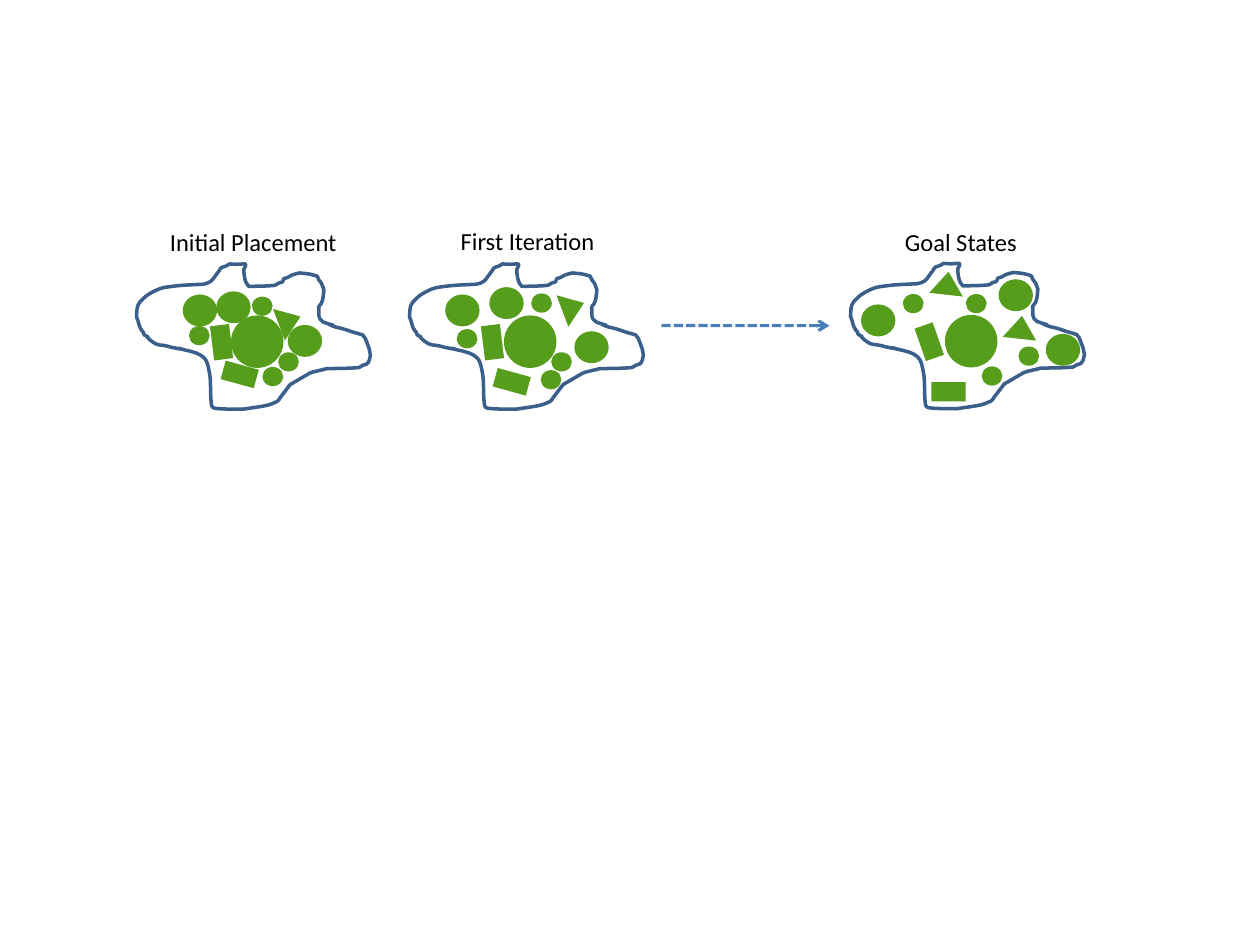
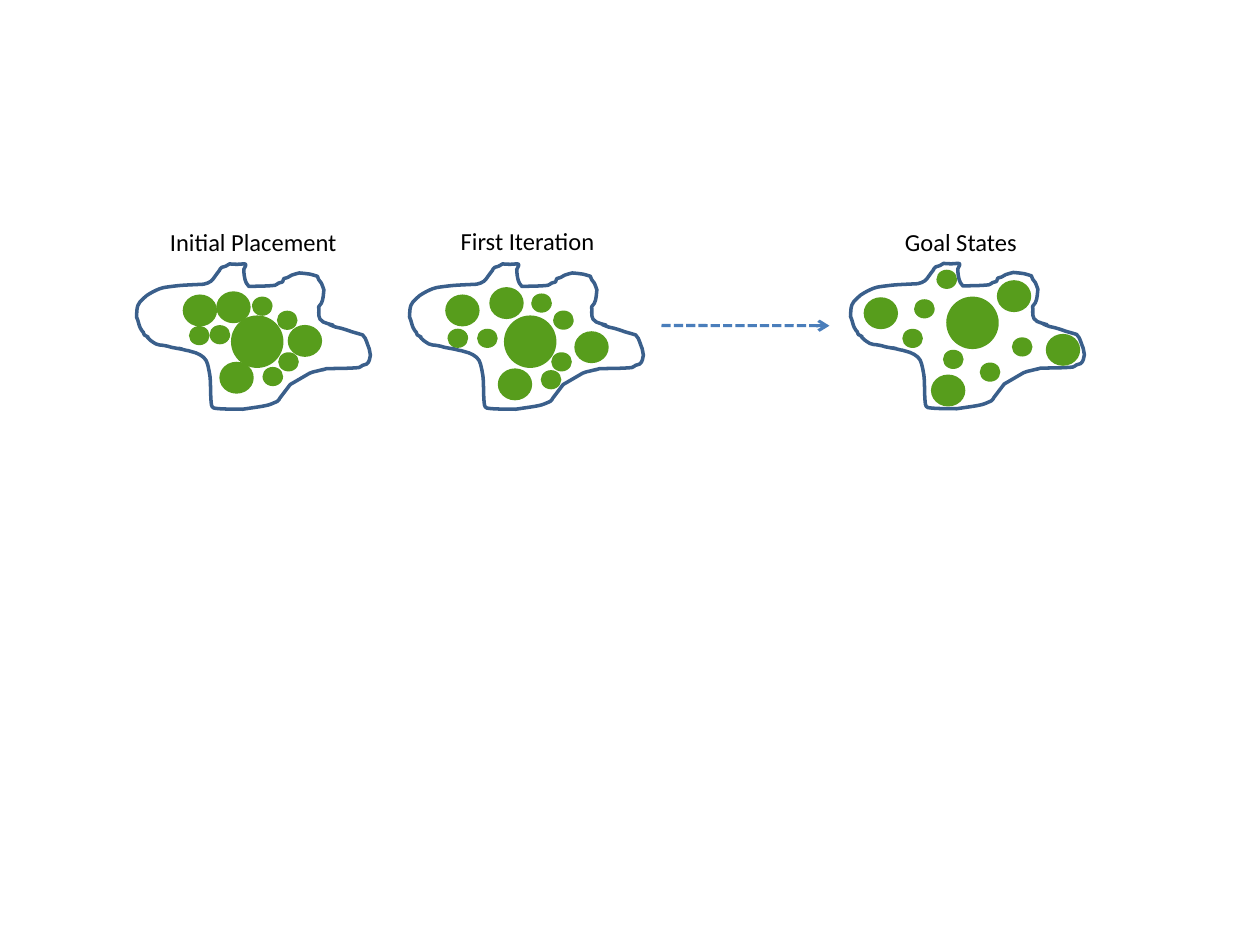
Before and after one commit to kadir4172/formation_control, a slide deck: slide 26 of Tez Çizimleri.pptx (slide 25 before the commit). Drawn at 1260x945 pixels with LibreOffice and Linux fonts; fonts in the diff are those of the drawing. Boxes give left, top, right and bottom in pixels: in the first picture for what was removed or moved away, otherwise in the second. Text is boxed around its words. In the diff, an @@ line names an element or a change of style, - is before the commit and + after.

```diff
--- a/Tez Çizimleri.pptx
+++ b/Tez Çizimleri.pptx
@@ triangle removed at (557, 286, 591, 326) @@
@@ ellipse: place and size @@
-ellipse at (861, 305, 895, 336)
+ellipse at (863, 297, 897, 329)
@@ ellipse added at (915, 299, 935, 318), fill #579D1C @@
@@ triangle removed at (929, 270, 965, 297) @@
@@ ellipse: place and size @@
-ellipse at (966, 294, 987, 312)
+ellipse at (936, 270, 956, 289)
@@ ellipse: place and size @@
-ellipse at (945, 315, 998, 368)
+ellipse at (946, 296, 999, 349)
@@ ellipse added at (209, 325, 229, 344), fill #579D1C @@
@@ rectangle removed at (210, 324, 233, 360) @@
@@ triangle removed at (274, 300, 307, 340) @@
@@ ellipse added at (277, 311, 297, 330), fill #579D1C @@
@@ ellipse: place and size @@
-ellipse at (456, 329, 476, 348)
+ellipse at (447, 329, 467, 348)
@@ ellipse added at (478, 329, 498, 348), fill #579D1C @@
@@ rectangle removed at (481, 324, 503, 360) @@
@@ ellipse added at (553, 310, 573, 329), fill #579D1C @@
@@ ellipse: place and size @@
-ellipse at (903, 294, 924, 312)
+ellipse at (902, 329, 922, 348)
@@ rectangle removed at (915, 323, 944, 361) @@
@@ triangle removed at (1003, 314, 1039, 341) @@
@@ ellipse added at (942, 350, 963, 369), fill #579D1C @@
@@ ellipse: place and size @@
-ellipse at (1018, 346, 1038, 365)
+ellipse at (1012, 338, 1032, 357)
@@ ellipse at (219, 362, 253, 393): rectangle to ellipse; rotation 15 to 0 degrees @@
@@ ellipse at (498, 368, 532, 399): rectangle to ellipse; rotation 15 to 0 degrees @@
@@ ellipse: place and size @@
-ellipse at (931, 382, 965, 401)
+ellipse at (931, 374, 965, 406)
@@ ellipse at (931, 374, 965, 406): rectangle to ellipse @@
@@ ellipse: place and size @@
-ellipse at (982, 367, 1002, 386)
+ellipse at (980, 363, 1000, 382)
```
Also in this commit, not shown: 1 other slide changed, 2 slides added, 1 slide removed, 7 other files.
